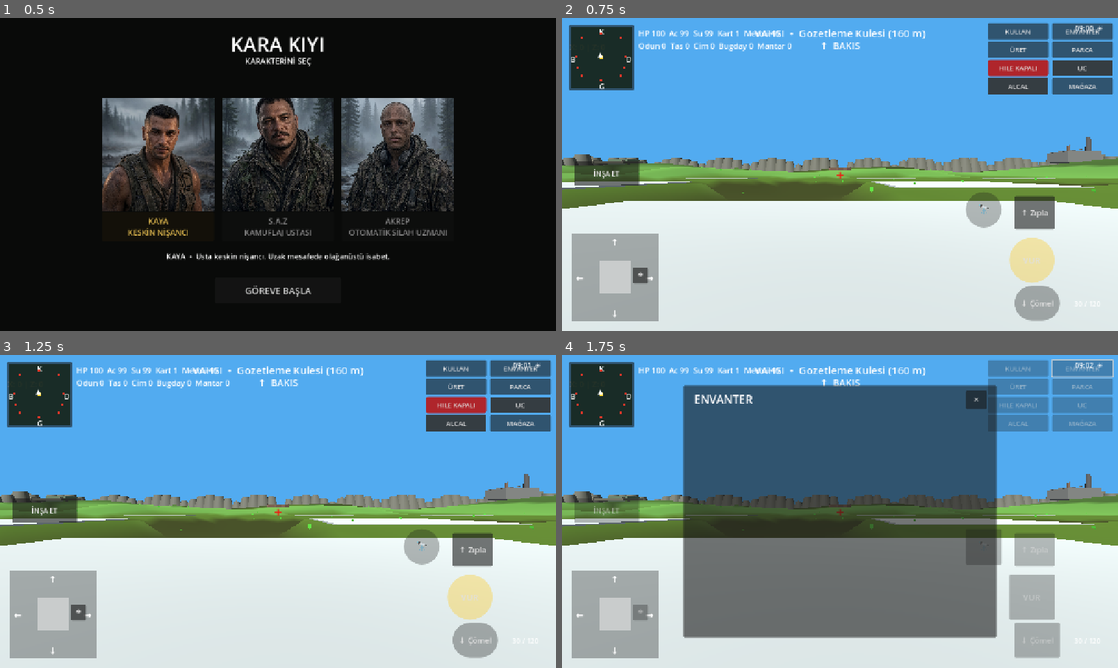
Above: before the commit, frames 1-4 (two rows, left to right).
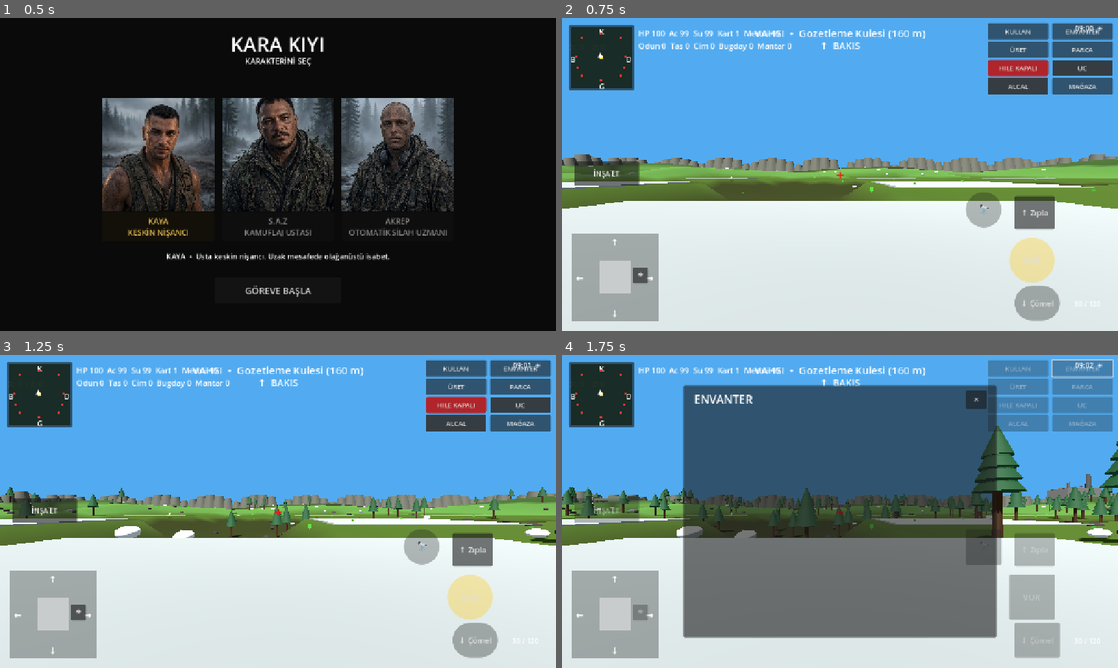
Above: after the commit, the same moments.

Repository: cantrsx-blip/GrayCardWars
Game: Godot game, scene res://scenes/Intro.tscn
Same seed, same stepped clock (60 frames per second), same inputs: the game is played once before the commit and once after it.
Inputs:
- Up to frame 1 (0.5 s): no input
- Up to frame 2 (0.75 s): click "GÖREVE BAŞLA" at 0.5 s
- Up to frame 3 (1.25 s): no input
- Up to frame 4 (1.75 s): click "ENVANTER" at 1.25 s

Frame 1 is identical in both runs. In frame 2, 0.5% of the frame differs, in the area x 4-100%, y 38-55%; in frame 3, 1.9%; in frame 4, 4.5%, in the area x 0-100%, y 22-60%.

Commit message:
feat: ağaç taş meteorları yüzde 50 artırarak geri ekle

Diff:
--- a/scripts/main.gd
+++ b/scripts/main.gd
@@ -245,11 +245,12 @@
 	await get_tree().process_frame
 	_build_weather_system()
 	await get_tree().process_frame
-	# Rocks removed.
-	# Meteors removed.
-	# Animals removed.
-	# Trees temporarily hidden: keep tree code/assets for easy re-enable later.
-	# _build_trees_staged()
+	await _build_rocks_staged()
+	await get_tree().process_frame
+	await _build_meteors_staged()
+	await get_tree().process_frame
+	# Animals remain removed.
+	await _build_trees_staged()
 	# Humans/NPCs removed from world spawning.
 	_build_hills_and_pits()
 	_build_pois()
@@ -563,10 +564,25 @@
 	return p.y-ground < float(MAX_BUILD_STOREYS)*3.0+.75
 
 
+func _resource_spawn_safe(x:float,z:float) -> bool:
+	# Resources may be very close, but never overlap named POIs or 5x5 settlement pads.
+	for poi in pois:
+		if Vector2(x-poi.pos.x,z-poi.pos.z).length()<15.0: return false
+	var settlement_centers_local=[
+		Vector3(-105,0,-165),Vector3(-55,0,-165),Vector3(55,0,-165),Vector3(105,0,-165),
+		Vector3(-105,0,-100),Vector3(-50,0,-100),Vector3(20,0,-105),Vector3(75,0,-100),
+		Vector3(-100,0,-35),Vector3(-45,0,-35),Vector3(20,0,-40),Vector3(80,0,-35),
+		Vector3(-100,0,35),Vector3(-45,0,35),Vector3(20,0,35),Vector3(80,0,35),
+		Vector3(-95,0,95),Vector3(-35,0,100),Vector3(35,0,95),Vector3(95,0,95),Vector3(0,0,0)
+	]
+	for sc in settlement_centers_local:
+		if absf(x-sc.x)<13.5 and absf(z-sc.z)<13.5: return false
+	return true
+
 func _build_rocks_staged() -> void:
-	for i in (40 if OS.has_feature("mobile") else 156):
+	for i in (60 if OS.has_feature("mobile") else 234):
 		var p = _rand_map_point(MAP_HALF - 12)
-		if not _near_poi(p.x, p.z):
+		if _resource_spawn_safe(p.x,p.z):
 			var rock_body=StaticBody3D.new(); rock_body.position=Vector3(p.x,height_at(p.x,p.z),p.z); add_child(rock_body)
 			_make_kara_rock(rock_body)
 			var rcs=CollisionShape3D.new(); var rsh=SphereShape3D.new(); rsh.radius=.68; rcs.shape=rsh; rcs.position.y=.5; rock_body.add_child(rcs)
@@ -575,9 +591,9 @@
 			await get_tree().process_frame
 
 func _build_meteors_staged() -> void:
-	for i in (40 if OS.has_feature("mobile") else 156):
+	for i in (60 if OS.has_feature("mobile") else 234):
 		var mp = _rand_map_point(MAP_HALF - 12)
-		if not _near_poi(mp.x, mp.z):
+		if _resource_spawn_safe(mp.x,mp.z):
 			var meteor_body=StaticBody3D.new(); meteor_body.position=Vector3(mp.x,height_at(mp.x,mp.z),mp.z); add_child(meteor_body)
 			_make_meteor(meteor_body)
 			var mcs=CollisionShape3D.new(); var msh=SphereShape3D.new(); msh.radius=.68; mcs.shape=msh; mcs.position.y=.5; meteor_body.add_child(mcs)
@@ -1165,9 +1181,9 @@
 			if body: body.position.y=1.45+sin(Time.get_ticks_msec()*0.012)*0.05
 
 func _build_trees_staged() -> void:
-	for i in (80 if OS.has_feature("mobile") else 330):
+	for i in (120 if OS.has_feature("mobile") else 495):
 		var p = _rand_map_point(MAP_HALF - 12)
-		if not _near_poi(p.x, p.z):
+		if _resource_spawn_safe(p.x,p.z):
 			var tree_body=StaticBody3D.new(); tree_body.position=Vector3(p.x,height_at(p.x,p.z),p.z); tree_body.rotation_degrees.y=randf_range(0,360); add_child(tree_body)
 			_make_kara_tree(tree_body)
 			var trunk_col=CollisionShape3D.new(); var trunk_shape=CylinderShape3D.new(); trunk_shape.radius=.34; trunk_shape.height=5.2; trunk_col.shape=trunk_shape; trunk_col.position.y=2.6; tree_body.add_child(trunk_col)
